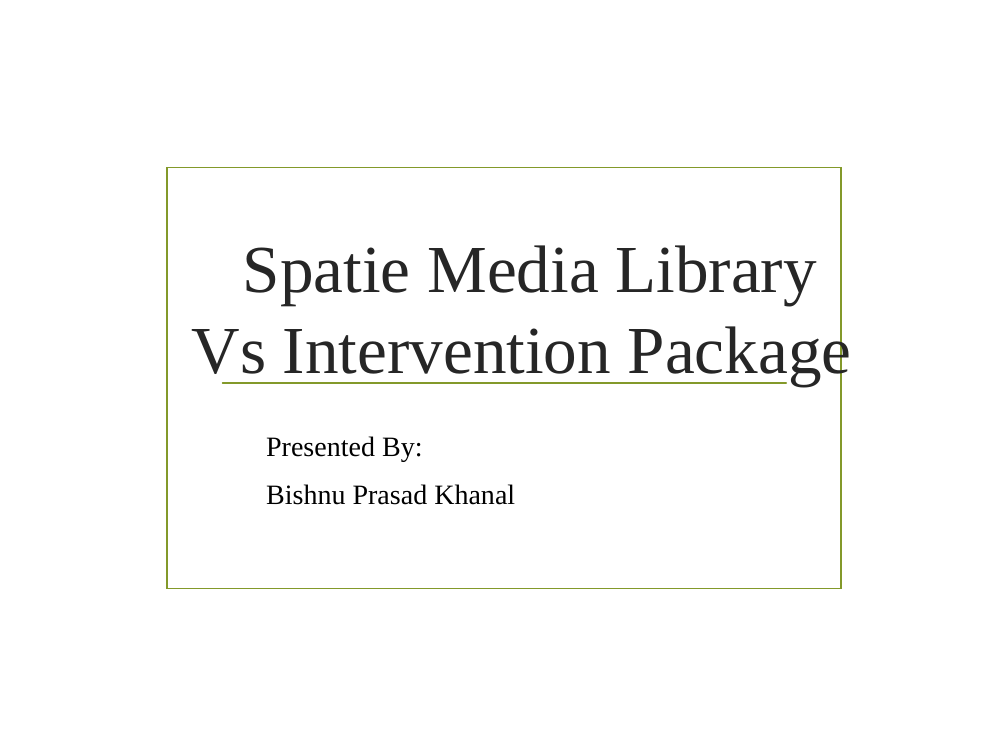
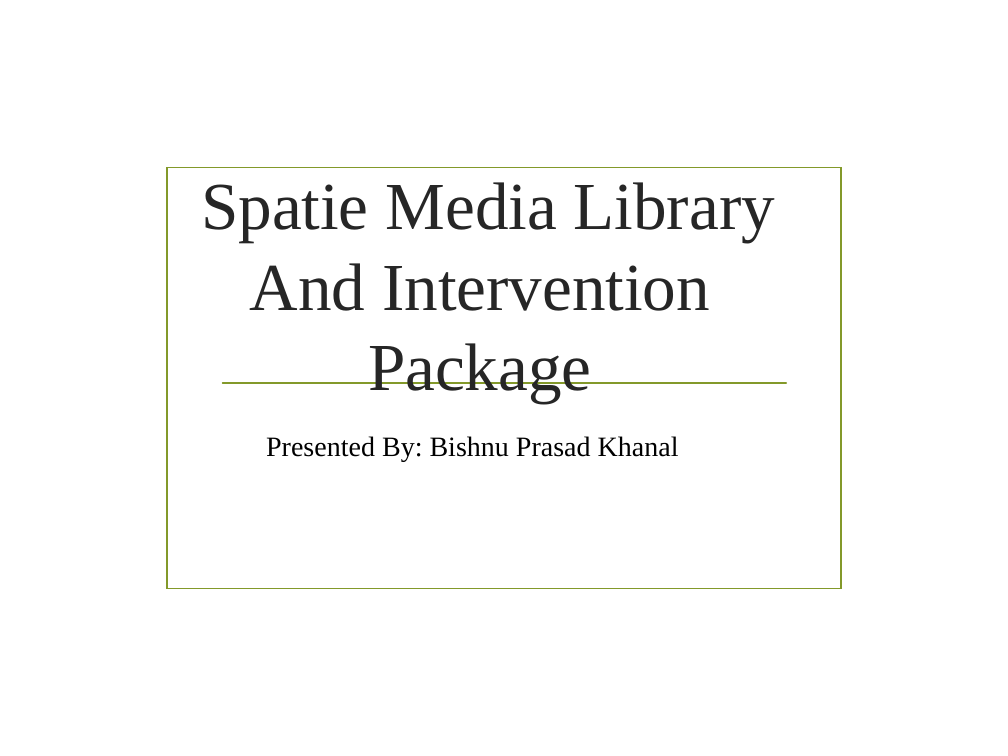
Before and after one commit to KhanalBishnu/Ecom-By-YT, a slide deck: slide 1 of public/friend/Comparison of Two Powerful Laravel Packages for Image and Media Managemen.pptx. Drawn at 1008x756 pixels with LibreOffice and Linux fonts; fonts in the diff are those of the drawing; background and template pictures are left out. Boxes give left, top, right and bottom in pixels: in the first picture for what was removed or moved away, otherwise in the second. Text is boxed around its words. In the diff, an @@ line names an element or a change of style, - is before the commit and + after.

```diff
--- a/public/friend/Comparison of Two Powerful Laravel Packages for Image and Media Managemen.pptx
+++ b/public/friend/Comparison of Two Powerful Laravel Packages for Image and Media Managemen.pptx
@@ title at (201,182,775,403): text changed @@
-Spatie Media Library Vs Intervention Package
+Spatie Media Library And Intervention Package
@@ subtitle at (266,436,679,462): text changed @@
-Presented By:
-Bishnu Prasad Khanal
+Presented By: Bishnu Prasad Khanal
```
Also in this commit, not shown: 5 other slides changed.
